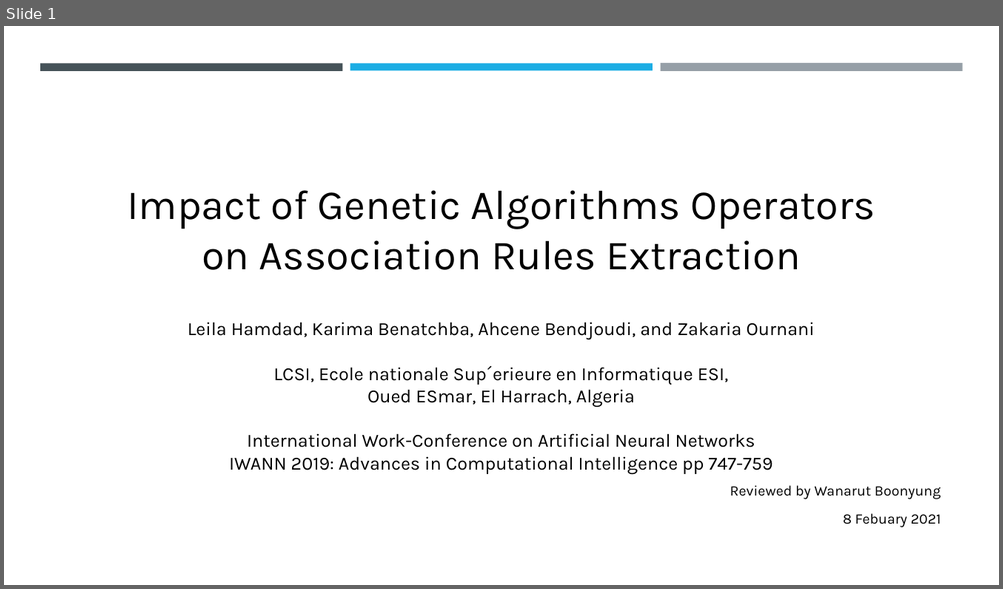
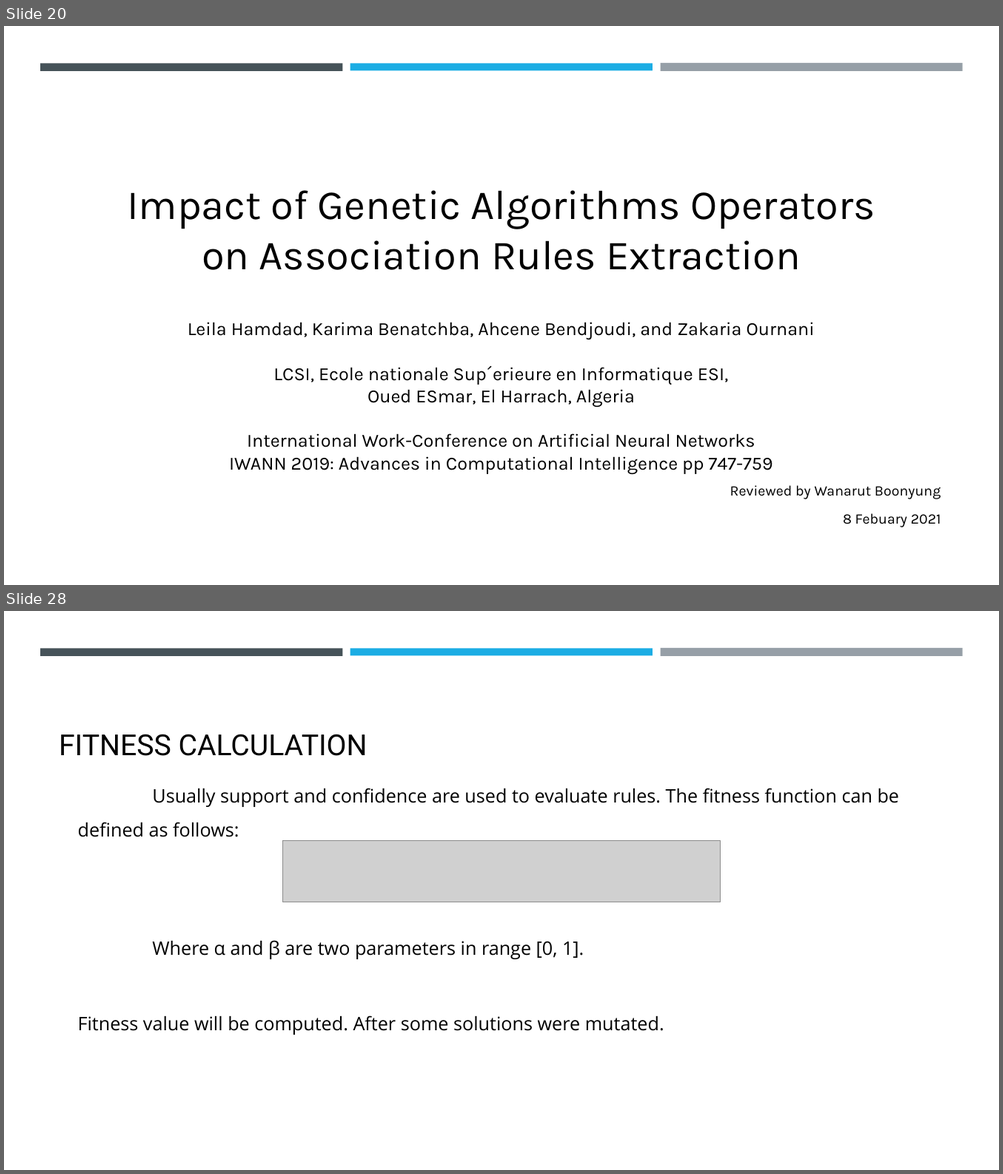
Before and after one commit to Wanarut/Review_literature, a slide deck: Impact of Genetic Algorithms Operators on Association Rules Extraction.pptx. Shown one above the other, each under a label of ours: slide 1 before the commit, slides 20 and 28 after it; the slides between them are not shown. The pictures are 1003x589 and 1003x1174 pixels, drawn with LibreOffice and Linux fonts; fonts in the diff are those of the drawing; grey boxes stand for pictures. Boxes give left, top, right and bottom in pixels: in the first picture for what was removed or moved away, otherwise in the second. Text is boxed around its words. In the diff, an @@ line names an element or a change of style, - is before the commit and + after.

```diff
--- a/Impact of Genetic Algorithms Operators on Association Rules Extraction.pptx
+++ b/Impact of Genetic Algorithms Operators on Association Rules Extraction.pptx
@@ slide 28 added at [4,611,999,1170], background #FFFFFF @@
@@ rectangle added at [40,648,343,655], fill #465359 @@
@@ rectangle added at [350,648,652,655], fill #1CADE4 @@
@@ rectangle added at [660,648,962,657], fill #969FA7 @@
@@ text added at [59,734,367,756], 28 pt, text #000000 @@
+FITNESS CALCULATION
@@ text added at [78,788,899,837], 18 pt, text #000000 @@
+Usually support and confidence are used to evaluate rules. The fitness function can be defined as follows:
@@ picture added at [283,841,720,902] @@
@@ text added at [152,940,583,960], 18 pt, text #000000 @@
+Where α and β are two parameters in range [0, 1].
@@ text added at [78,1016,664,1035], 18 pt, text #000000 @@
+Fitness value will be computed. After some solutions were mutated.
@@ what was slide 1 is now slide 20 @@
```
Also in this commit, not shown: 5 slides changed, 36 other slides added, 43 slides removed.
